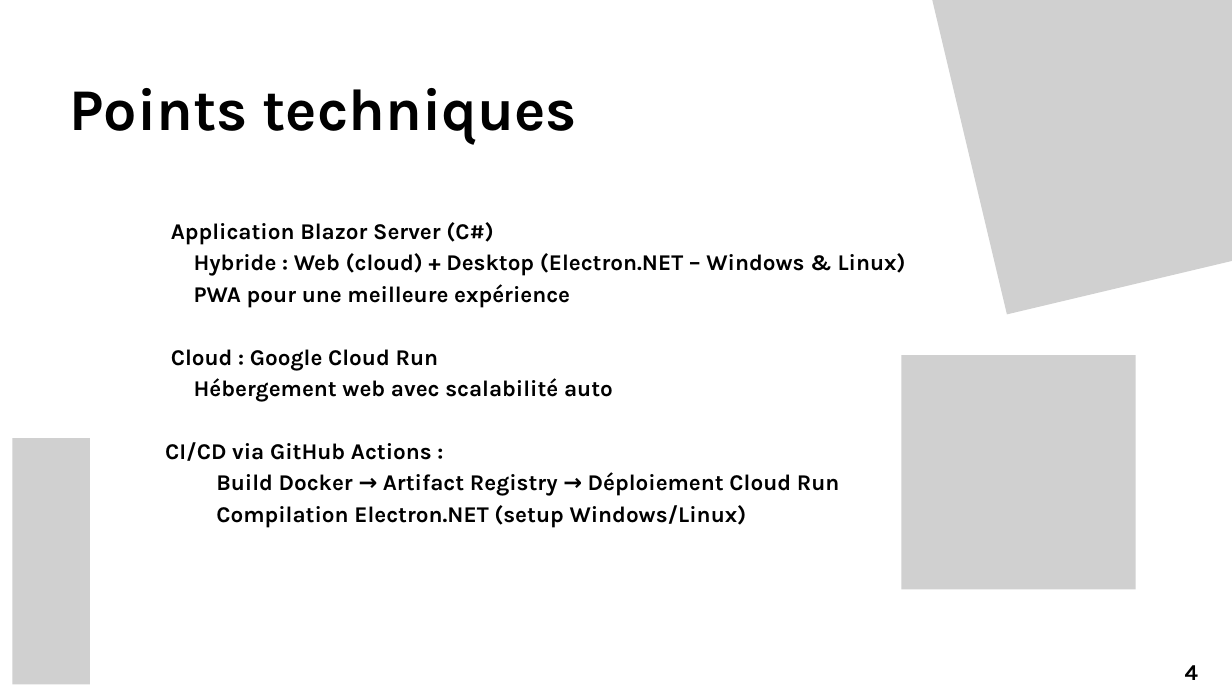
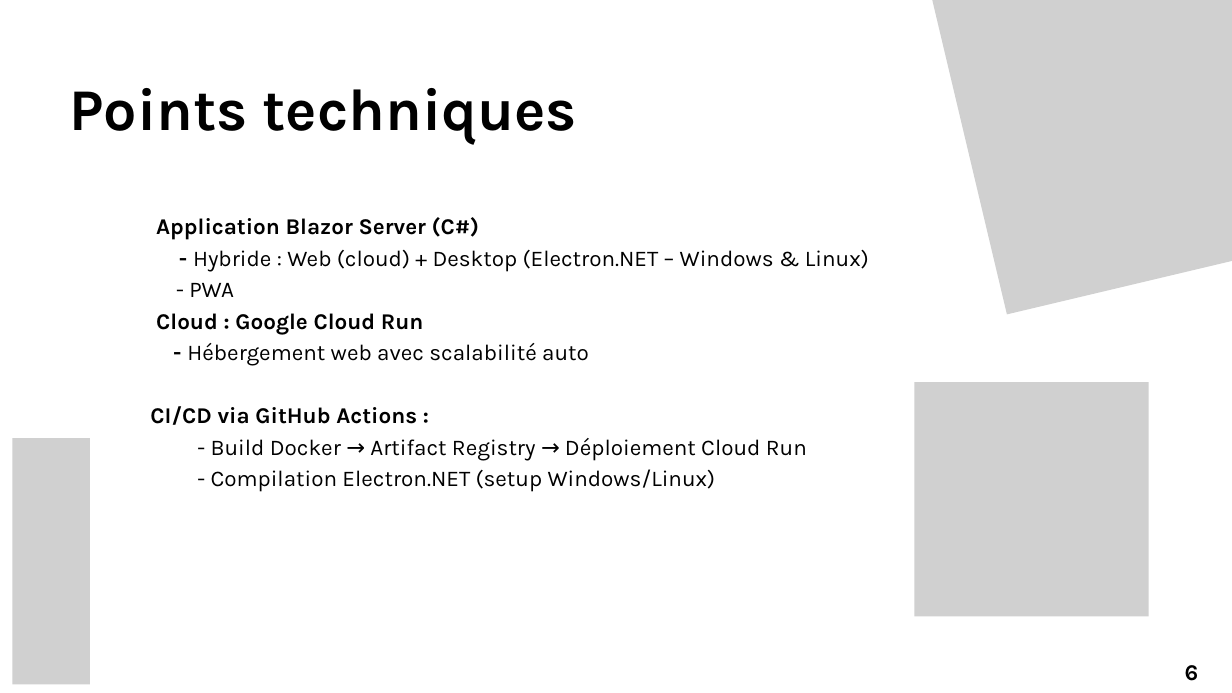
Before and after one commit to FilleuxStudio/Facilys, a slide deck: slide 8 of Docs/Présentation/Présentation-2-DF.pptx (slide 6 before the commit). Drawn at 1232x693 pixels with LibreOffice and Linux fonts; fonts in the diff are those of the drawing; grey boxes stand for pictures. Boxes give left, top, right and bottom in pixels: in the first picture for what was removed or moved away, otherwise in the second. Text is boxed around its words. In the diff, an @@ line names an element or a change of style, - is before the commit and + after.

```diff
--- a/Docs/Présentation/Présentation-2-DF.pptx
+++ b/Docs/Présentation/Présentation-2-DF.pptx
@@ text "Application Blazor Server (C#)": place and size @@
-text "Application Blazor Server (C#)" at box(165, 222, 906, 528)
+text "Application Blazor Server (C#)" at box(150, 217, 869, 492)
@@ text at box(189, 250, 869, 297): text changed; bold off @@
-Hybride : Web (cloud) + Desktop (Electron.NET – Windows & Linux)
-PWA pour une meilleure expérience
+- Hybride : Web (cloud) + Desktop (Electron.NET – Windows & Linux)
+- PWA
@@ text at box(187, 343, 589, 366): text changed; bold off @@
-Hébergement web avec scalabilité auto
+- Hébergement web avec scalabilité auto
@@ picture: place and size @@
-picture at box(901, 355, 1135, 590)
+picture at box(915, 382, 1149, 616)
@@ text at box(211, 438, 807, 492): text changed; bold off @@
-Build Docker → Artifact Registry → Déploiement Cloud Run
-Compilation Electron.NET (setup Windows/Linux)
+- Build Docker → Artifact Registry → Déploiement Cloud Run
+- Compilation Electron.NET (setup Windows/Linux)
@@ text at box(1185, 665, 1199, 681): text changed @@
-4
+6
```
Also in this commit, not shown: 2 other slides changed, 2 slides added, 29 other files.
